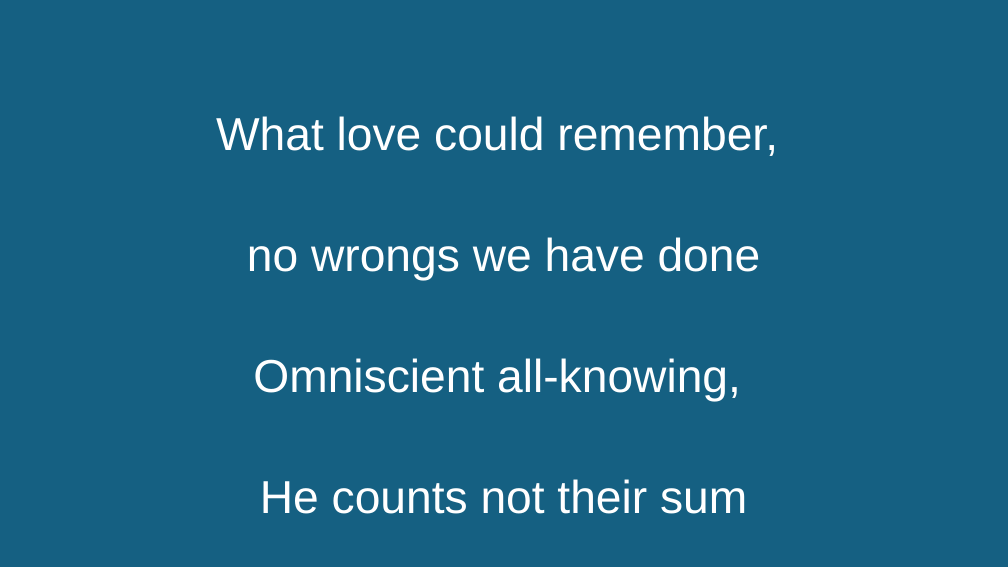
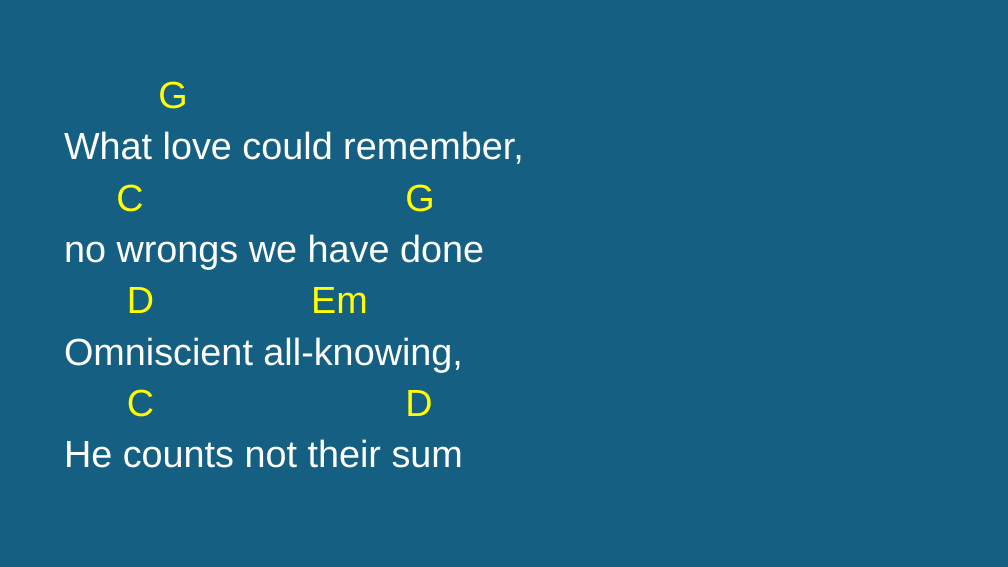
Before and after one commit to kendall412/worship, a slide deck: slide 3 of His Mercy is More-CH.pptx (slide 4 before the commit). Drawn at 1008x567 pixels with LibreOffice and Linux fonts; fonts in the diff are those of the drawing. Boxes give left, top, right and bottom in pixels: in the first picture for what was removed or moved away, otherwise in the second. Text is boxed around its words. In the diff, an @@ line names an element or a change of style, - is before the commit and + after.

```diff
--- a/His Mercy is More-CH.pptx
+++ b/His Mercy is More-CH.pptx
@@ subtitle "G": place and size @@
-subtitle "G" at (216,116,778,514)
+subtitle "G" at (64,81,524,468)
@@ subtitle at (158,81,187,109): paragraph added @@
+G
@@ subtitle at (64,131,524,468): size 44 to 36 pt; alignment centre to left @@
@@ subtitle at (116,184,434,212): paragraph added @@
+C G
@@ subtitle at (127,287,368,313): paragraph added @@
+D Em
@@ subtitle at (127,389,432,417): paragraph added @@
+C D
```
Also in this commit, not shown: 7 other slides changed, 6 slides removed, 8 other files.
